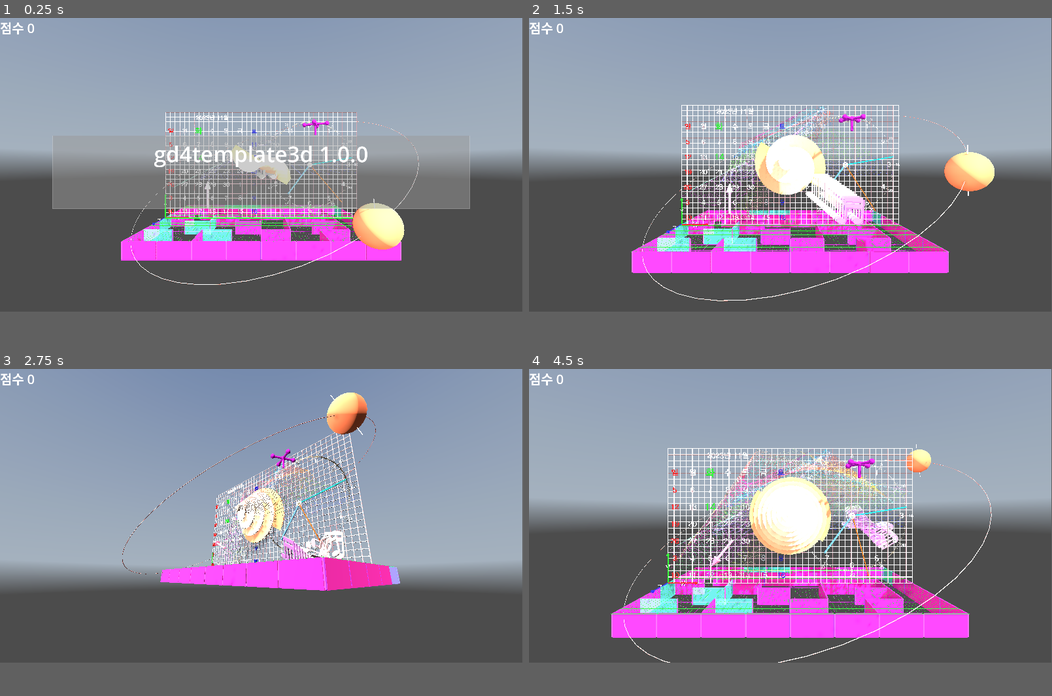
Above: before the commit, frames 1-4 (two rows, left to right).
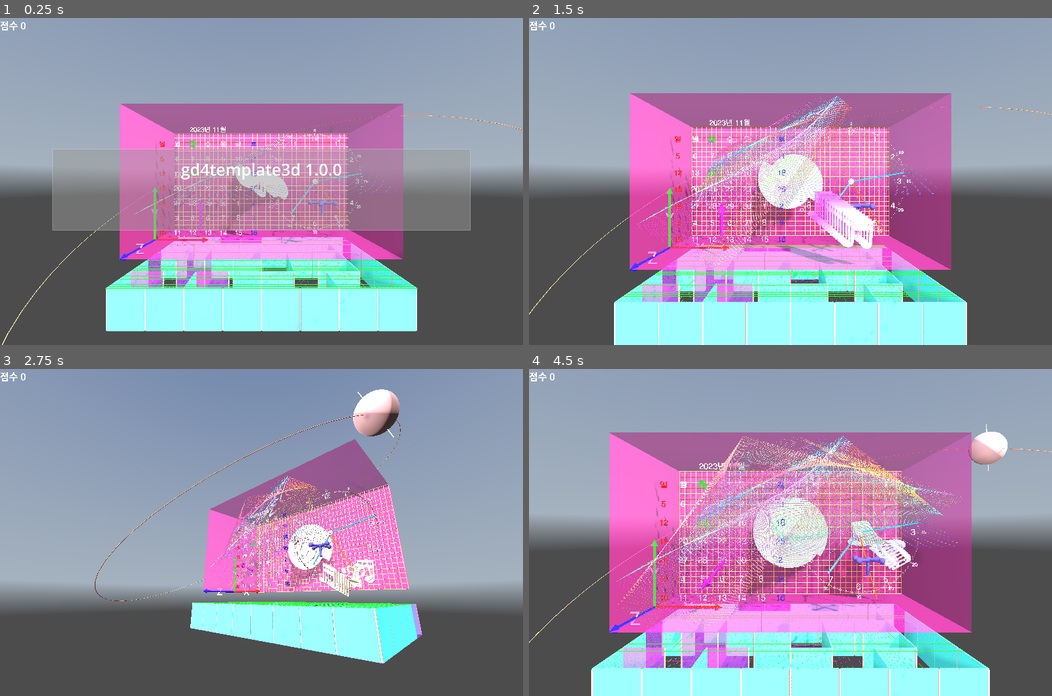
Above: after the commit, the same moments.

Repository: kasworld/gd4template3d
Game: Godot game, scene res://main.tscn
Same seed, same stepped clock (60 frames per second), same inputs: the game is played once before the commit and once after it. A sky picture missing from this copy of the repository is replaced by a grey-blue gradient.
Inputs (mouse positions are in pixels of both pictures, inside the frame that each line leads up to):
- Up to frame 1 (0.25 s): no input
- Up to frame 2 (1.5 s): tap Enter at 0.5, 0.6 s; move the mouse to (905, 148) at 0.52 s; click (905, 148) at 0.67 s; move the mouse to (685, 178) at 1.27 s; tap Delete at 1.35 s; click (685, 178) at 1.42 s
- Up to frame 3 (2.75 s): move the mouse to (313, 450) at 2.02 s; tap Enter at 2.1 s; click (313, 450) at 2.17 s
- Up to frame 4 (4.5 s): move the mouse to (764, 575) at 2.77 s; tap Delete at 2.85, 4.35 s; click (764, 575) at 2.92 s; move the mouse to (947, 558) at 3.52 s; tap Enter at 3.6 s; click (947, 558) at 3.67 s; move the mouse to (633, 470) at 4.27 s; click (633, 470) at 4.42 s
The window is 799x449 before the commit and 800x500 after it. Grey fills any space a smaller window leaves; there, only what the larger window draws over its background counts as a difference.

The runs differ from the first frame. In frame 1, 44% of the frame differs, in the area x 0-100%, y 0-100%; in frame 2, 51%; in frame 3, 30%; in frame 4, 59%.

Commit message:
arrange size, pos of demo objs

Diff:
--- a/main.gd
+++ b/main.gd
@@ -1,6 +1,6 @@
 extends Node3D
 
-const WorldSize := Vector3(40,22,1)
+const WorldSize := Vector3(40,22,20)
 const AnimationDuration := 1.0
 
 var main_animation := Animation3D.new()
@@ -23,8 +23,8 @@
 	$"왼쪽패널".size = Vector2(vp_size.x/2 - 짧은길이/2, vp_size.y)
 	$오른쪽패널.size = Vector2(vp_size.x/2 - 짧은길이/2, vp_size.y)
 	$오른쪽패널.position = Vector2(vp_size.x/2 + 짧은길이/2, 0)
-	$AxisArrow3D.set_size(5)
-	set_walls()
+	$OmniLight3D.position = WorldSize/2 + Vector3(0,0,WorldSize.length())
+	$OmniLight3D.omni_range = WorldSize.length()*2
 	$FixedCameraLight.set_center_pos_far(
 		WorldSize/2,
 		Vector3(WorldSize.x/2, WorldSize.y/2, WorldSize.x),
@@ -35,6 +35,8 @@
 	$TimedMessage.panel_hidden.connect(message_hidden)
 	$TimedMessage.show_message("",0)
 
+	$AxisArrow3D.set_size(10)
+	wallbox_demo()
 	maze3d_demo()
 	orbit_demo()
 	wirenet_demo()
@@ -49,11 +51,16 @@
 	main_animation.animation_ended.connect(main_animation_ended)
 	start_all_animation()
 
+func wallbox_demo() -> void:
+	$WallBox.mesh.size = WorldSize #+ Vector3(1,1,5)
+	$WallBox.position = WorldSize/2 + Vector3(0,0,-WorldSize.z/2)
+	$WallBox.mesh.material.albedo_color = Color(random_color(), 0.5)
+
 func maze3d_demo() -> void:
 	var ms := Maze3DSetting.new_default()
 	ms.MazeSize = Vector2i(8,5)
 	ms.MazeSize += Vector2i(randi_range(-1,1), randi_range(-1,1) )
-	ms.StoryH *= pow(2, randf()*2 -1 )
+	ms.StoryH = WorldSize.y /4
 	ms.LaneW = WorldSize.x/ms.MazeSize.x
 	$Maze3D.init_with_color(
 		ms,
@@ -63,13 +70,13 @@
 		random_color(),
 		)
 	$Maze3D.position.x = WorldSize.x/2
-	$Maze3D.position.y = -ms.StoryH/2
+	$Maze3D.position.y = -ms.StoryH
 
 var b_box :AABB
 func meshtrail_demo() -> void:
 	var mt = ["♠","♣","♥","♦" ,"★","☆","♩","♪","♬"].pick_random()
-	var bound_size = Vector3(WorldSize.x, WorldSize.y, 20)
-	b_box = AABB( Vector3(0,0,-10), bound_size)
+	var bound_size = WorldSize # Vector3(WorldSize.x, WorldSize.y, 20)
+	b_box = AABB( Vector3(0,0,-WorldSize.z/2), bound_size)
 	var ball = preload("res://mesh_trail/mesh_trail.tscn").instantiate()
 	var radius = 0.5
 	var count = randi_range(10,20)
@@ -96,11 +103,11 @@
 
 func arrow3d_demo() -> void:
 	$Arrow3D.set_color(random_color()).set_size(5,0.2,0.6)
-	$Arrow3D.position = WorldSize/4 + Vector3(0,0,4)
+	$Arrow3D.position = Vector3(WorldSize.x/4, WorldSize.y/4, WorldSize.z/4)
 
 func valvehandle_demo() -> void:
 	$ValveHandle.init(2,2,4, random_color())
-	$ValveHandle.position = WorldSize *0.75 + Vector3(0,0,4)
+	$ValveHandle.position = Vector3(WorldSize.x*3/4, WorldSize.y/4, WorldSize.z/4)
 
 func line2d_demo() -> void:
 	var mesh = PlaneMesh.new()
@@ -119,7 +126,7 @@
 	add_child(sv)
 	var sp = MeshInstance3D.new()
 	sp.mesh = mesh
-	sp.position = WorldSize/2 - Vector3(0,0,0.7)
+	sp.position = WorldSize/2 + Vector3(0,0,-1.0)
 	sp.material_override = StandardMaterial3D.new()
 	sp.material_override.transparency = StandardMaterial3D.TRANSPARENCY_ALPHA
 	sp.material_override.albedo_texture = sv.get_texture()
@@ -141,29 +148,30 @@
 
 func calendar_demo() -> void:
 	var ca = preload("res://calendar3d/calendar_3d.tscn").instantiate(
-		).init(WorldSize.x/2, WorldSize.y, WorldSize.z, WorldSize.y/2.0 , false )
+		).init(WorldSize.x/2, WorldSize.y, 1, WorldSize.y/2.0 , false )
 	ca.rotate_y(PI/2)
 	ca.rotate_x(PI/2)
-	ca.position = Vector3(WorldSize.x/4,WorldSize.y/2,WorldSize.z/2)
+	ca.position = Vector3(WorldSize.x/4,WorldSize.y/2,0)
 	$DemoContainer.add_child(ca)
 
 func clock_demo() -> void:
 	var ca = preload("res://analogclock3d/analog_clock_3d.tscn").instantiate(
-		).init(WorldSize.x/4, WorldSize.z, WorldSize.y/2.0 ,9.0, false )
+		).init(WorldSize.x/4, 1, WorldSize.y/2.0 ,9.0, false )
 	ca.rotate_y(PI/2)
 	ca.rotate_x(PI/2)
-	ca.position = Vector3(WorldSize.x/4*3,WorldSize.y/2,WorldSize.z/2)
+	ca.position = Vector3(WorldSize.x/4*3,WorldSize.y/2,0)
 	$DemoContainer.add_child(ca)
 
 func wirenet_demo() -> void:
 	var wn = preload("res://wire_net/wire_net.tscn").instantiate()
 	wn.init_with_color(Vector2(40,22), Vector2(41,23), 0.1, random_color())
+	wn.position.z = -WorldSize.z/2 +1
 	$DemoContainer.add_child(wn)
 
 func bartree_demo() -> void:
 	var bt = make_tree(WorldSize.x/3, WorldSize.y/3)
 	bt.rotate_x(PI/2)
-	bt.position = WorldSize/2
+	bt.position = WorldSize/2 + Vector3(0,0,-WorldSize.z+2)
 	$DemoContainer.add_child(bt)
 func make_tree(tree_width :float, tree_height :float)->BarTree2:
 	var bar_width = tree_width * randf_range(0.5 , 2.0)/10
@@ -183,16 +191,19 @@
 func message_hidden(_s :String) -> void:
 	pass
 
-func set_walls() -> void:
-	$WallBox.mesh.size = WorldSize + Vector3(1,1,0)
-	$WallBox.position = WorldSize/2 - Vector3(0,0,0.5)
-	$OmniLight3D.position = WorldSize/2 + Vector3(0,0,WorldSize.length())
-	$OmniLight3D.omni_range = WorldSize.length()*2
-
 func _process(_delta: float) -> void:
+	main_animation.handle_animation()
 	if $MovingCameraLight.is_current_camera():
 		$MovingCameraLight.move_hober_around_z(WorldSize/2, (WorldSize.x+WorldSize.y)/2, WorldSize.length()*0.6 )
-	main_animation.handle_animation()
+
+func _on_카메라변경_pressed() -> void:
+	MovingCameraLight.NextCamera()
+
+func _on_button_fov_up_pressed() -> void:
+	MovingCameraLight.GetCurrentCamera().fov_camera_inc()
+
+func _on_button_fov_down_pressed() -> void:
+	MovingCameraLight.GetCurrentCamera().fov_camera_dec()
 
 var key2fn = {
 	KEY_ESCAPE:_on_button_esc_pressed,
@@ -210,12 +221,3 @@
 
 func _on_button_esc_pressed() -> void:
 	get_tree().quit()
-
-func _on_카메라변경_pressed() -> void:
-	MovingCameraLight.NextCamera()
-
-func _on_button_fov_up_pressed() -> void:
-	MovingCameraLight.GetCurrentCamera().fov_camera_inc()
-
-func _on_button_fov_down_pressed() -> void:
-	MovingCameraLight.GetCurrentCamera().fov_camera_dec()
--- a/main.tscn
+++ b/main.tscn
@@ -13,7 +13,7 @@
 default_font_size = 48
 
 [sub_resource type="StandardMaterial3D" id="StandardMaterial3D_ig7tw"]
-albedo_color = Color(0.502719, 0.502719, 0.502719, 1)
+transparency = 1
 
 [sub_resource type="BoxMesh" id="BoxMesh_ig7tw"]
 material = SubResource("StandardMaterial3D_ig7tw")
@@ -70,7 +70,6 @@
 theme = SubResource("Theme_h2yge")
 
 [node name="WallBox" type="MeshInstance3D" parent="."]
-visible = false
 mesh = SubResource("BoxMesh_ig7tw")
 
 [node name="TimedMessage" parent="." instance=ExtResource("5_lquwl")]
--- a/project.godot
+++ b/project.godot
@@ -23,8 +23,9 @@
 
 [display]
 
-window/size/viewport_width=1920
-window/size/viewport_height=1080
+window/size/viewport_width=3840
+window/size/viewport_height=2160
+window/size/mode=3
 
 [physics]
 
